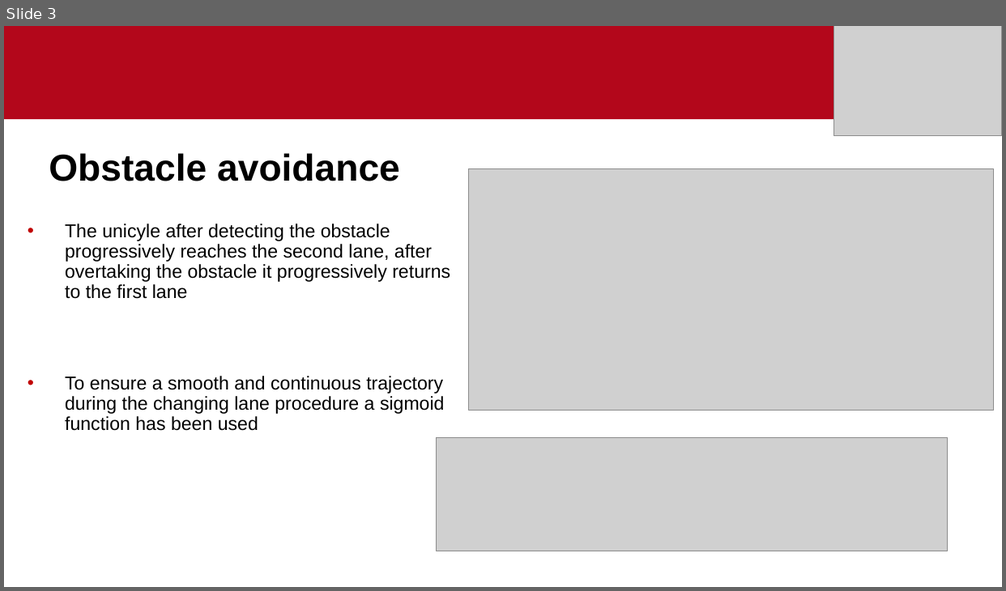
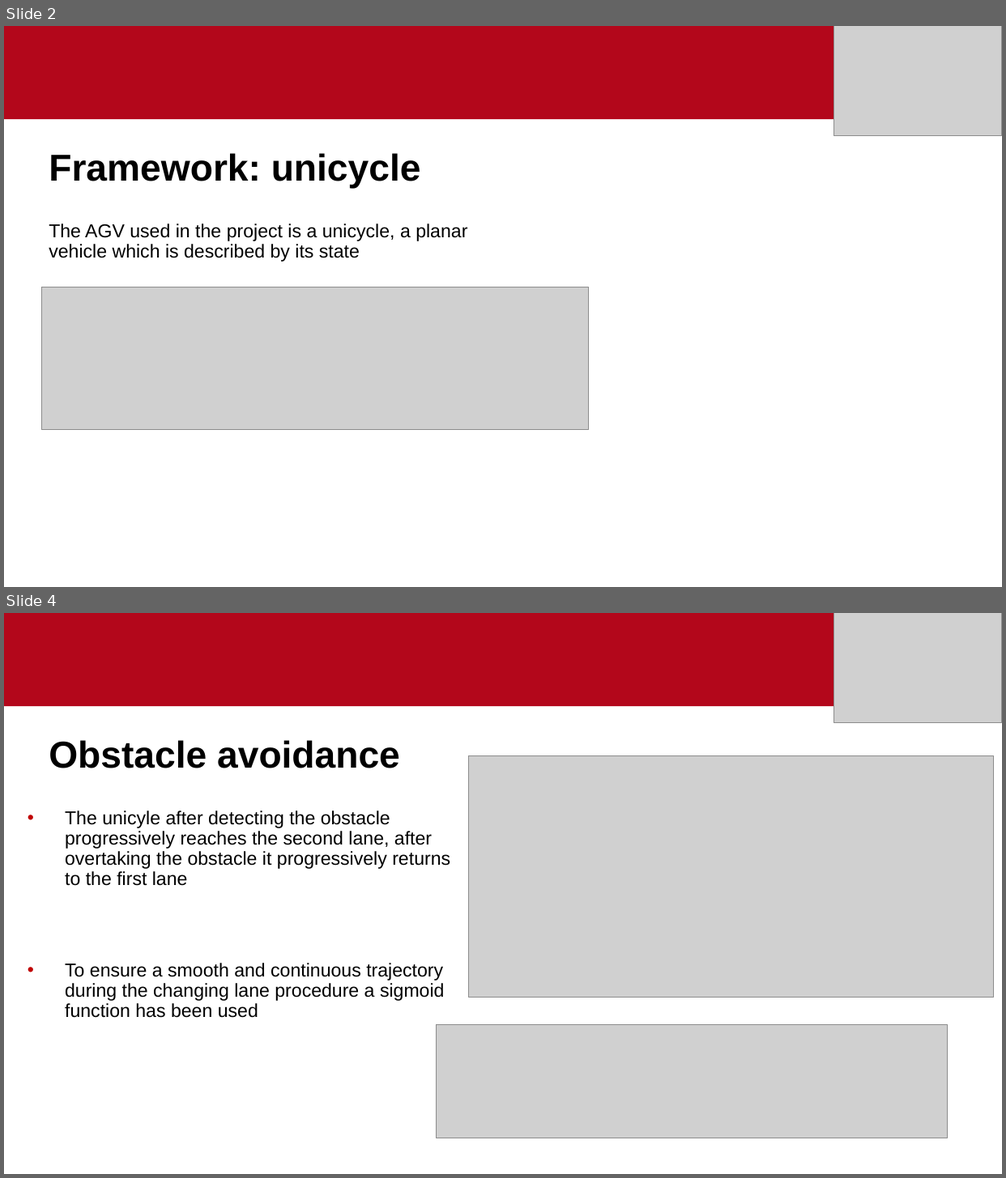
Before and after one commit to aleborghe/RC2-project, a slide deck: Presentation/RC2_AB.pptx. Shown one above the other, each under a label of ours: slide 3 before the commit, slides 2 and 4 after it; the slides between them are not shown. The pictures are 1006x591 and 1006x1178 pixels, drawn with LibreOffice and Linux fonts; fonts in the diff are those of the drawing; grey boxes stand for pictures; background and template pictures are left out. Boxes give left, top, right and bottom in pixels: in the first picture for what was removed or moved away, otherwise in the second. Text is boxed around its words. In the diff, an @@ line names an element or a change of style, - is before the commit and + after.

```diff
--- a/Presentation/RC2_AB.pptx
+++ b/Presentation/RC2_AB.pptx
@@ slide 2 added at box(4, 26, 1002, 587), background #FFFFFF; not listed: 1 template element that a slide beside it also shows @@
@@ picture added at box(834, 26, 1002, 135) @@
@@ title added at box(49, 153, 421, 189), 36 pt, text #000000, bold @@
+Framework: unicycle
@@ text added at box(49, 224, 467, 262), 18 pt, text #000000 @@
+The AGV used in the project is a unicycle, a planar vehicle which is described by its state
@@ picture added at box(41, 288, 589, 429) @@
@@ what was slide 3 is now slide 4 @@
```
Also in this commit, not shown: 2 slides changed.
